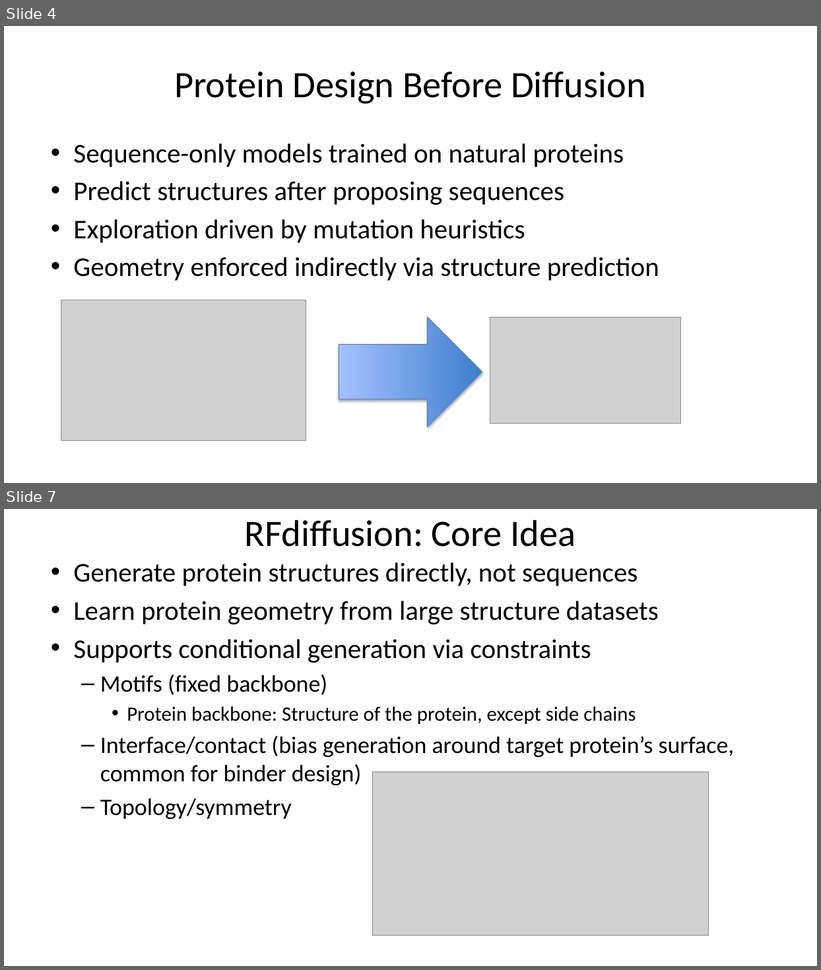
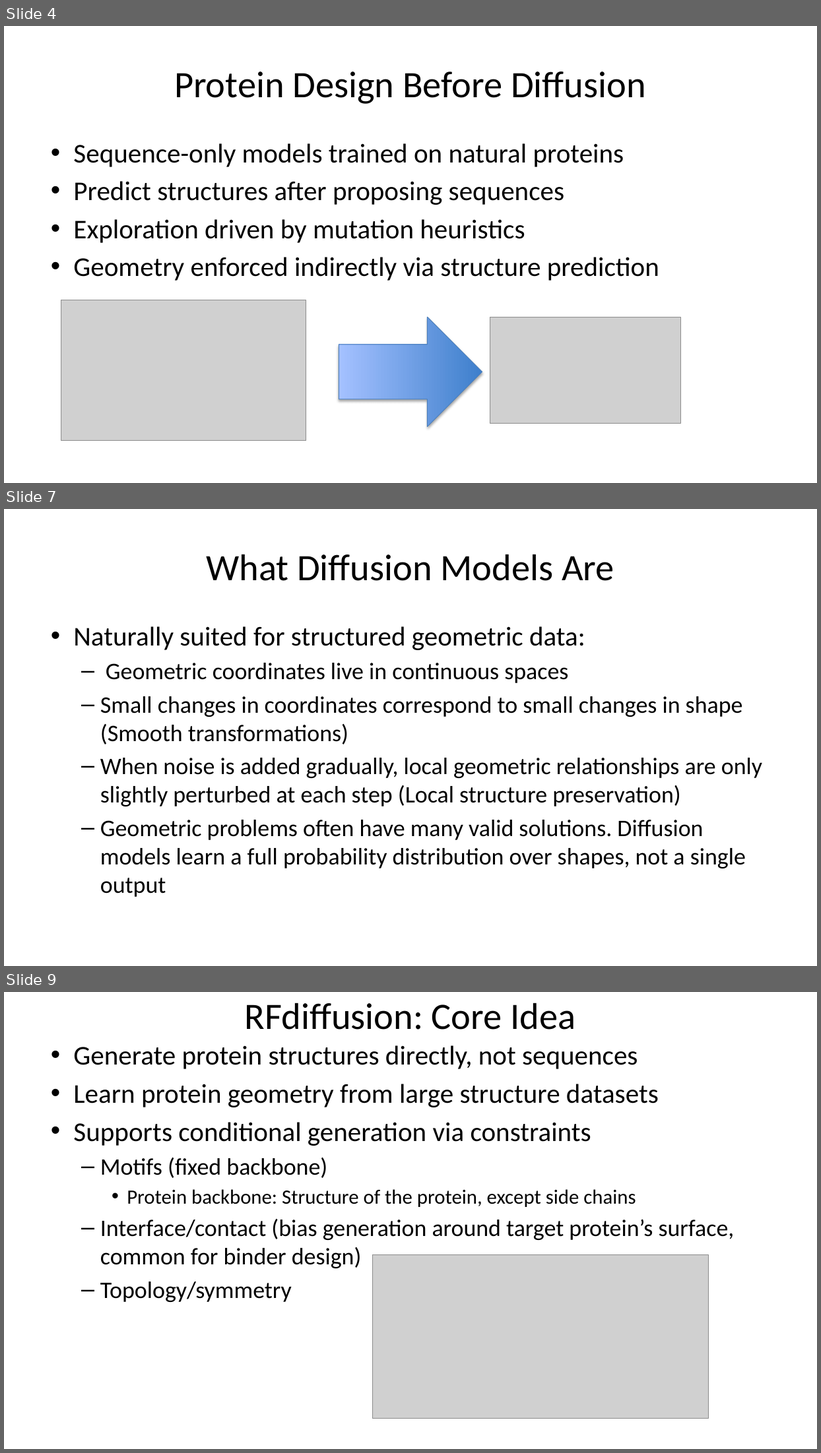
Before and after one commit to kaylertee/ActiveTargeting, a slide deck: Presentations/19 Jan 2026 RFdiffusion.pptx. Shown one above the other, each under a label of ours: slides 4 and 7 before the commit, slides 4, 7 and 9 after it; the slides between them are not shown. The pictures are 821x970 and 821x1453 pixels, drawn with LibreOffice and Linux fonts; fonts in the diff are those of the drawing; grey boxes stand for pictures. Boxes give left, top, right and bottom in pixels: in the first picture for what was removed or moved away, otherwise in the second. Text is boxed around its words. In the diff, an @@ line names an element or a change of style, - is before the commit and + after.

```diff
--- a/Presentations/19 Jan 2026 RFdiffusion.pptx
+++ b/Presentations/19 Jan 2026 RFdiffusion.pptx
@@ slide 7 added at [4, 509, 817, 966], background #FFFFFF @@
@@ title added at [206, 554, 614, 581], 44 pt, text #000000 @@
+What Diffusion Models Are
@@ text added at [73, 626, 762, 897], 28 pt, text #000000 @@
+• Naturally suited for structured geometric data:
+  – Geometric coordinates live in continuous spaces
+  – Small changes in coordinates correspond to small changes in shape (Smooth transformations)
+  – When noise is added gradually, local geometric relationships are only slightly perturbed at each step (Local structure preservation)
+  – Geometric problems often have many valid solutions. Diffusion models learn a full probability distribution over shapes, not a single output
@@ what was slide 7 is now slide 9 @@
```
Also in this commit, not shown: 6 slides changed, 5 other slides added, 1 slide removed.
